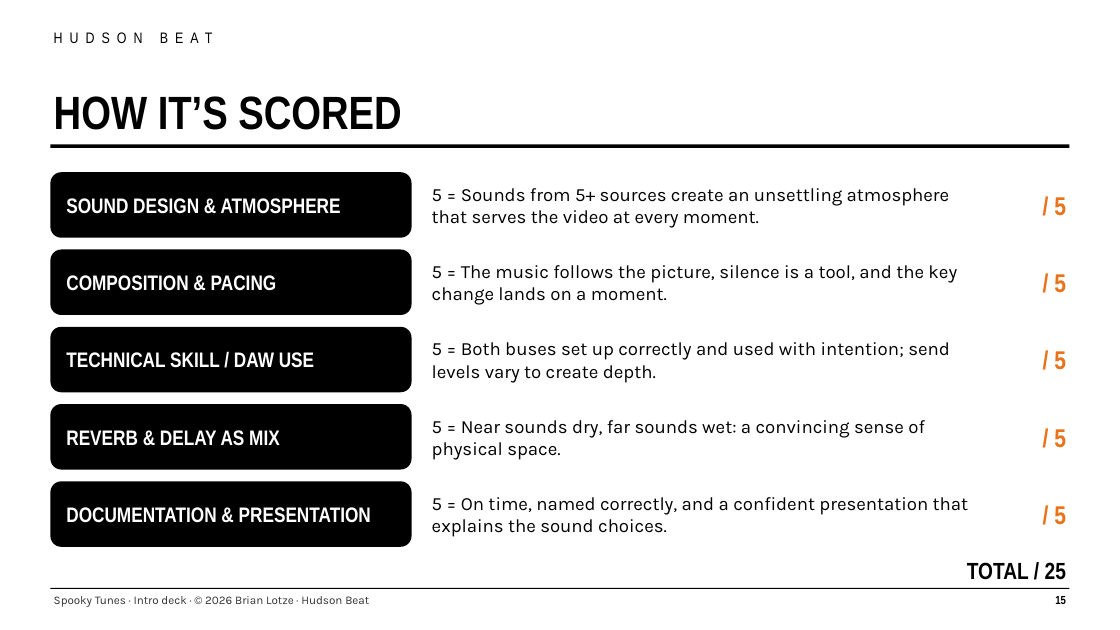
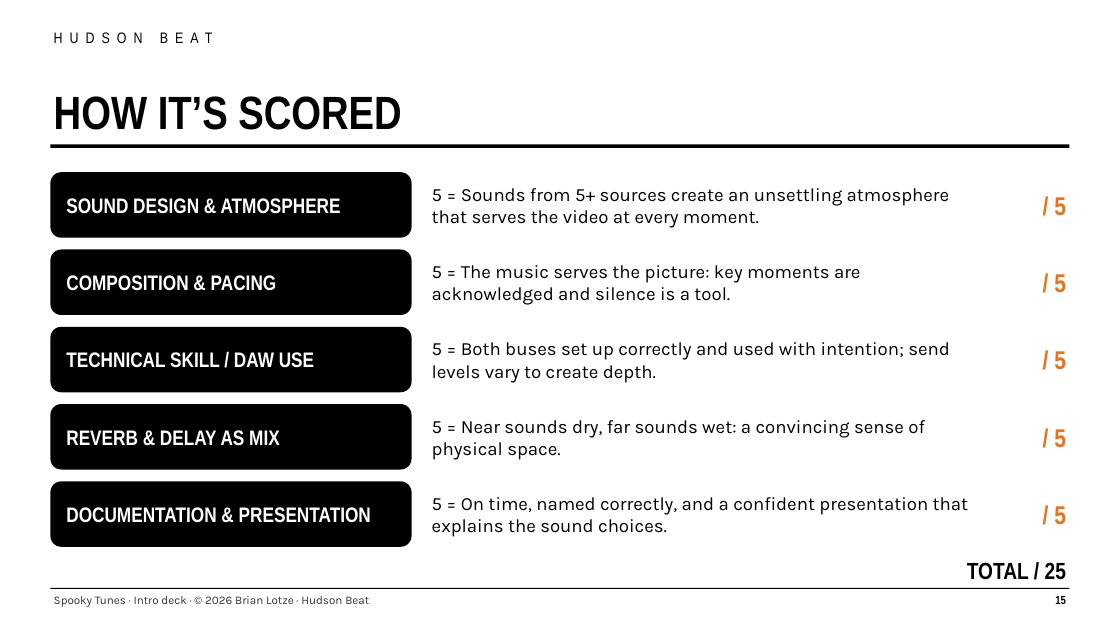
Before and after one commit to brianlotzemusic-glitch/WaltyCal, a slide deck: slide 15 of tpt/009-dmp1-spooky-tunes/spooky-tunes-intro-deck.pptx. Drawn at 1120x630 pixels with LibreOffice and Linux fonts; fonts in the diff are those of the drawing. Boxes give left, top, right and bottom in pixels: in the first picture for what was removed or moved away, otherwise in the second. Text is boxed around its words. In the diff, an @@ line names an element or a change of style, - is before the commit and + after.

```diff
--- a/tpt/009-dmp1-spooky-tunes/spooky-tunes-intro-deck.pptx
+++ b/tpt/009-dmp1-spooky-tunes/spooky-tunes-intro-deck.pptx
@@ text at box(432, 265, 861, 305): text changed @@
-5 = The music follows the picture, silence is a tool, and the key change lands on a moment.
+5 = The music serves the picture: key moments are acknowledged and silence is a tool.
```
Also in this commit, not shown: 4 other slides changed, 31 other files.
